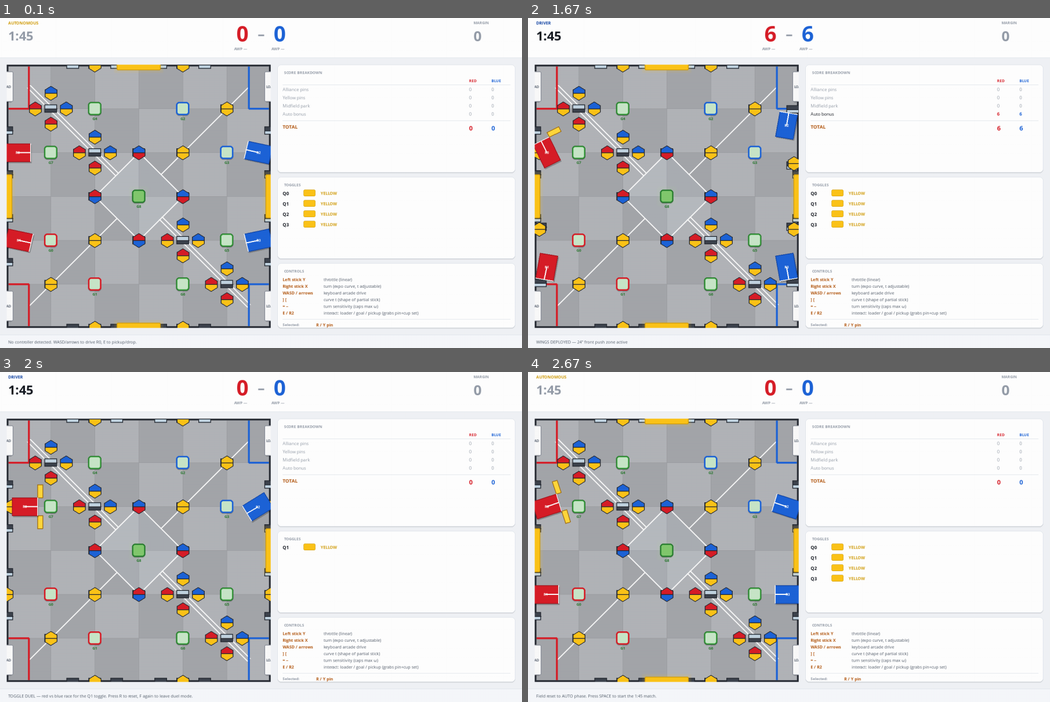
Above: before the commit, frames 1-4 (two rows, left to right).
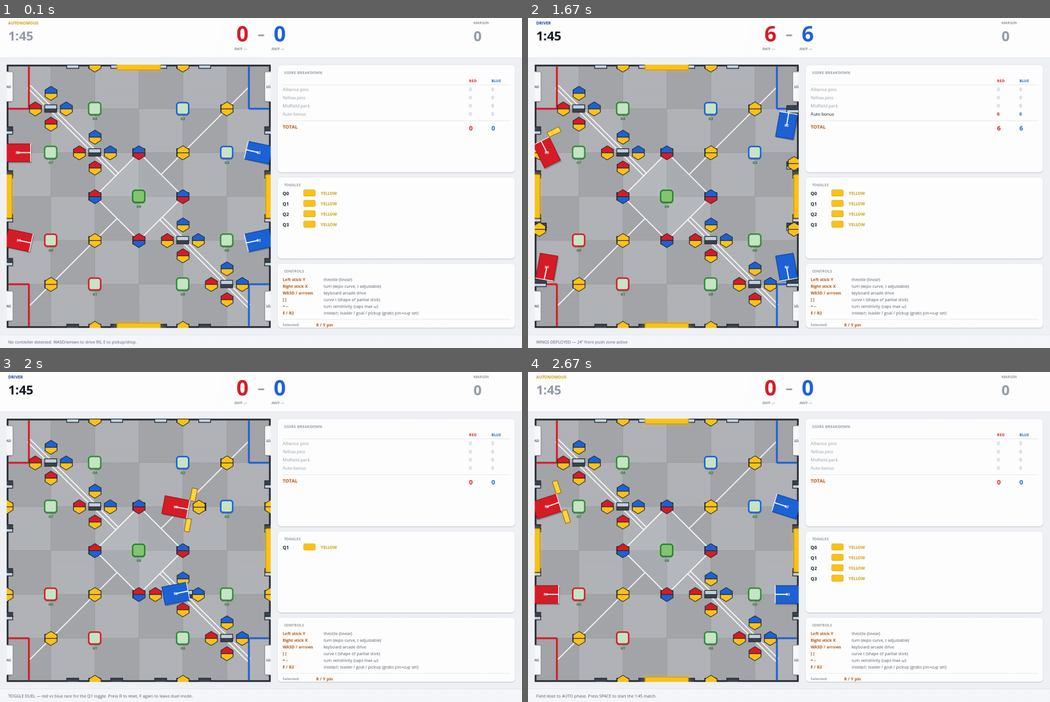
Above: after the commit, the same moments.

Repository: Joboyoyo/vex-override-sim
Game: pygame game, started from render/pygame_view.py
The game is run twice, just before and just after one commit, with the same random seed, the same clock (stepped at 60 frames per second) and the same inputs.
Inputs (mouse positions are in pixels of both pictures, inside the frame that each line leads up to):
- Up to frame 1 (0.1 s): no input
- Up to frame 2 (1.67 s): tap D at 0.33 s; click (580, 209) at 0.72 s; hold Right 1-1.47 s; tap Space at 1.07, 1.37 s; tap X at 1.5 s
- Up to frame 3 (2 s): tap F at 1.83 s
- Up to frame 4 (2.67 s): tap Space at 2.23, 2.57 s; tap E at 2.32 s

Frames 1-2 are identical in both runs. In frame 3, 1.6% of the frame differs, in the area x 1-52%, y 34-72%; in frame 4, nothing differs.

Commit message:
Fair starting positions for the 1-toggle duel
Previous run scored ours_avg=0.02 — basically zero ownership. Root
cause: R0 (red, the agent) started at (-5.5, 2.0) and R2 (blue, the
scripted opponent) at (5.5, 2.0). With Q1 at (6, 0), R2 is 2 ft from
the toggle and R0 is 11 ft. R2 reached Q1 first every episode, locked
it down, R0 couldn't recover. Nothing the NN learned mattered.

Fix:
 - Live duel: both robots placed at (1.5, ±2), equidistant ~4.5 ft
   from Q1. Fair race, fair fight.
 - Training env: robots randomly placed in (0..4.5, ±3) each episode
   with random heading, separated by at least 1.5 ft. Lots of varied
   starting scenarios so the NN learns to handle any approach angle.

Co-Authored-By: Claude Opus 4.7 (1M context) <noreply@anthropic.com>

Diff:
--- a/envs/toggle_duel_env.py
+++ b/envs/toggle_duel_env.py
@@ -260,11 +260,20 @@
         if seed is not None:
             self._rng = random.Random(seed)
         self.world = _make_duel_world()
-        # Randomize starting positions a touch so the agent doesn't overfit.
+        # Place both robots in the right-half of the field at random poses,
+        # roughly equidistant from the Q1 toggle so neither side gets a
+        # huge positional advantage. Without this the bot starting near
+        # (-5.5, 2.0) can never beat the one starting near (5.5, 2.0) to
+        # the toggle on the right wall.
         for r in self.world.robots:
-            r.x += self._rng.uniform(-0.3, 0.3)
-            r.y += self._rng.uniform(-0.3, 0.3)
-            r.theta += self._rng.uniform(-0.2, 0.2)
+            r.x = self._rng.uniform(0.0, 4.5)
+            r.y = self._rng.uniform(-3.0, 3.0)
+            r.theta = self._rng.uniform(-math.pi, math.pi)
+        # Make sure they don't start exactly on top of each other
+        if math.hypot(self.world.robots[0].x - self.world.robots[1].x,
+                       self.world.robots[0].y - self.world.robots[1].y) < 1.5:
+            self.world.robots[1].x = self.world.robots[0].x + self._rng.choice([-2.0, 2.0])
+            self.world.robots[1].y = self.world.robots[0].y + self._rng.choice([-2.0, 2.0])
         # Pick which robot the agent drives
         if self.agent_alliance == Alliance.RED:
             self.agent_robot = next(r for r in self.world.robots
--- a/render/pygame_view.py
+++ b/render/pygame_view.py
@@ -104,15 +104,16 @@
     combat (pushing, blocking, contested back-ins) instead of degenerating
     into "race to the closest toggle, never interact."
 
-    Also reduced to 1v1 (R0 red, R2 blue). Partner bots in a 4-toggle
-    world tended to spread out and cycle; with one toggle and two robots,
-    every encounter matters."""
+    Reduced to 1v1 (R0 red, R2 blue). Both start roughly equidistant from
+    Q1 (at (6, 0)) so it's a fair race + contest — no positional advantage
+    for either side."""
     w = make_empty_world()
     w.phase = Phase.DRIVER
-    # Keep only Q1
     w.toggles = [t for t in w.toggles if t.quadrant == 1]
-    # 1v1
     w.robots = [r for r in w.robots if r.id in (0, 2)]
+    # Equidistant fair starts — both ~4.5 ft from the Q1 toggle.
+    w.robots[0].x, w.robots[0].y, w.robots[0].theta = 1.5,  2.0, 0.0
+    w.robots[1].x, w.robots[1].y, w.robots[1].theta = 1.5, -2.0, 0.0
     return w
 
 
Not shown, changed: ai/toggle_duel_policy.pt
